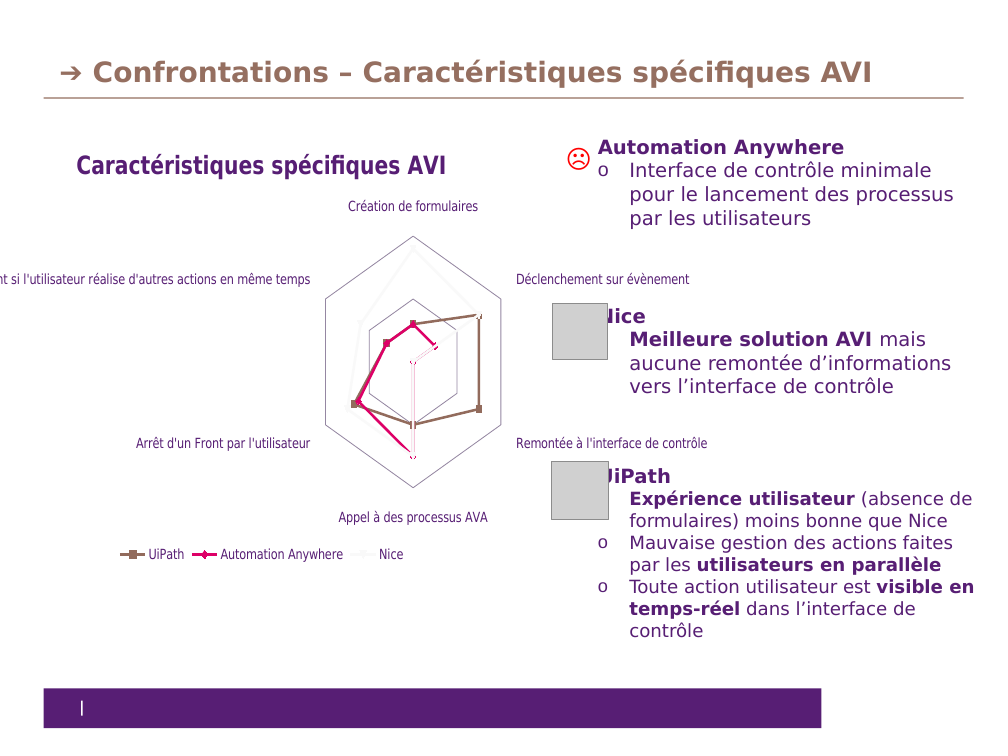
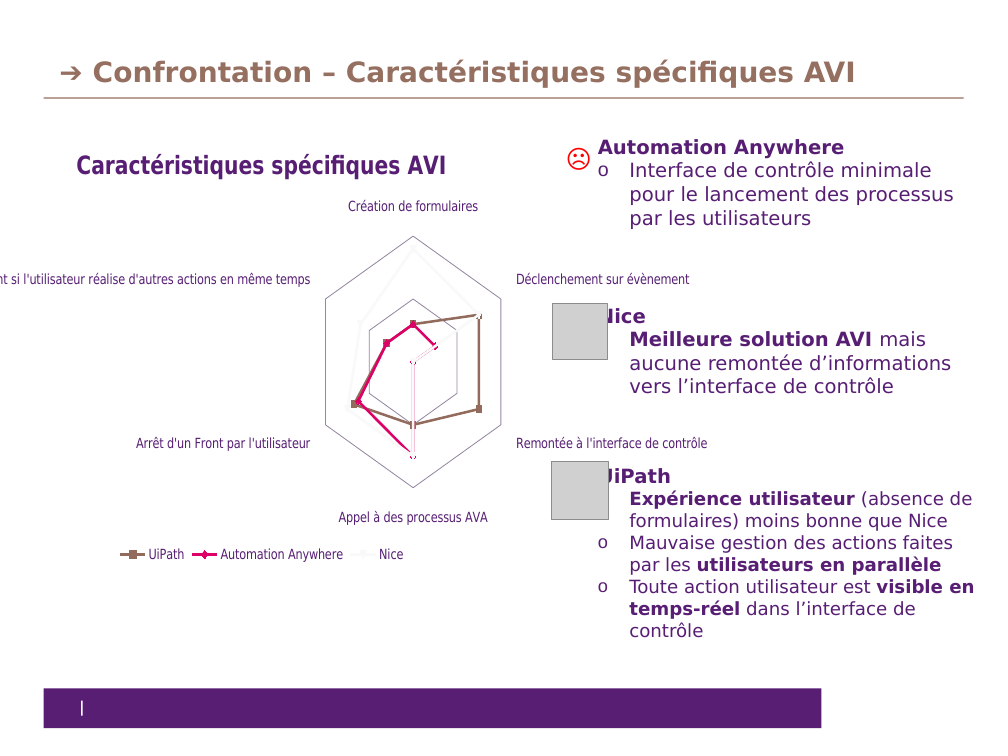
Before and after one commit to Lorennzo/Projet, a slide deck: slide 17 of conclusion des Poc RPA V64.pptx (slide 16 before the commit). Drawn at 1008x756 pixels with LibreOffice and Linux fonts; fonts in the diff are those of the drawing; grey boxes stand for pictures. Boxes give left, top, right and bottom in pixels: in the first picture for what was removed or moved away, otherwise in the second. Text is boxed around its words. In the diff, an @@ line names an element or a change of style, - is before the commit and + after.

```diff
--- a/conclusion des Poc RPA V64.pptx
+++ b/conclusion des Poc RPA V64.pptx
@@ title at box(93, 59, 856, 88): text changed @@
-➔ Confrontations – Caractéristiques spécifiques AVI
+➔ Confrontation – Caractéristiques spécifiques AVI
```
Also in this commit, not shown: 6 other slides changed, 2 slides added.
